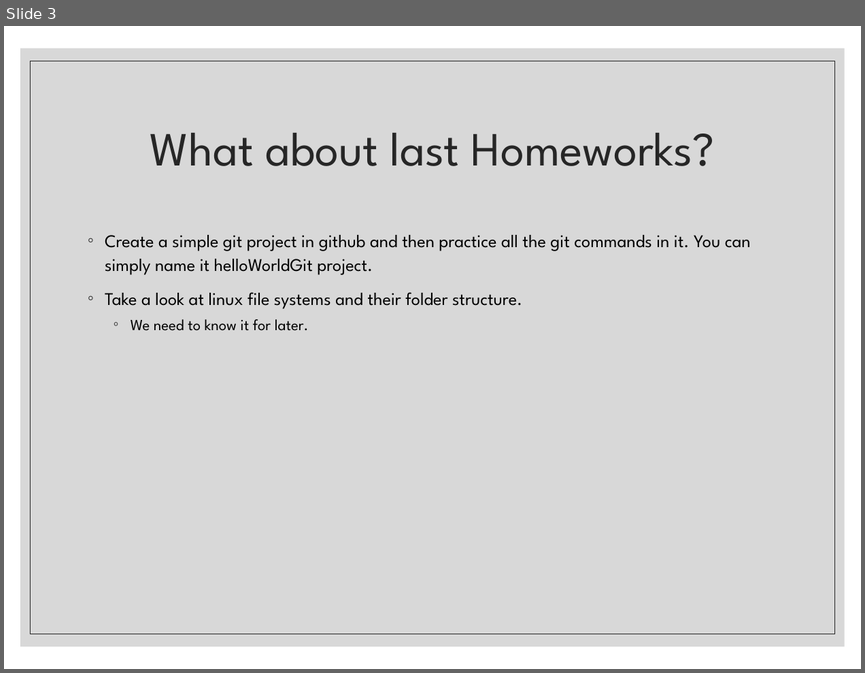
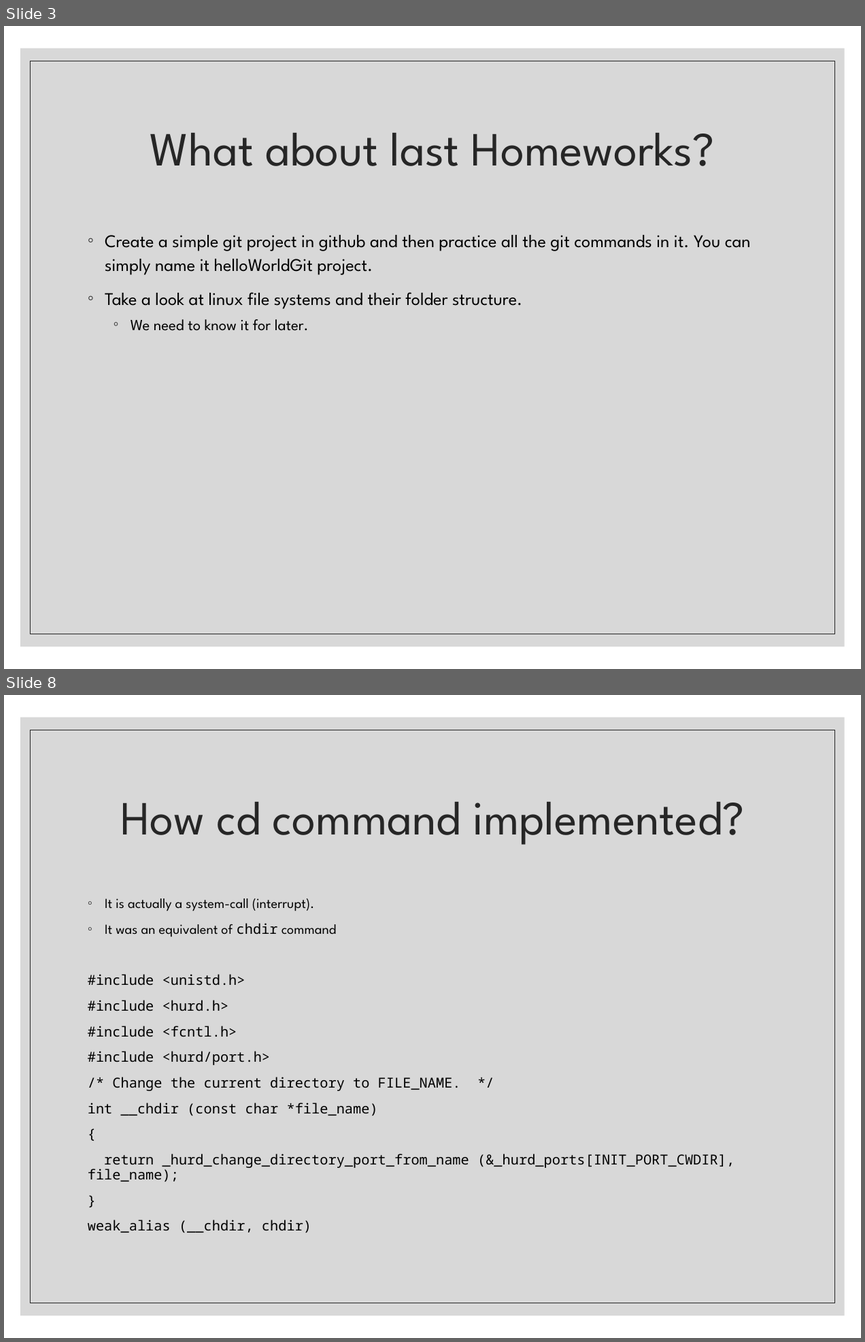
Before and after one commit to mostafa8026/ComputerProgramming-Basics, a slide deck: 02 - Linux 1.pptx. Shown one above the other, each under a label of ours: slide 3 before the commit, slides 3 and 8 after it; the slides between them are not shown. The pictures are 865x673 and 865x1342 pixels, drawn with LibreOffice and Linux fonts; fonts in the diff are those of the drawing. Boxes give left, top, right and bottom in pixels: in the first picture for what was removed or moved away, otherwise in the second. Text is boxed around its words. In the diff, an @@ line names an element or a change of style, - is before the commit and + after.

```diff
--- a/02 - Linux 1.pptx
+++ b/02 - Linux 1.pptx
@@ slide 8 added at bbox=[4, 695, 861, 1338], background #FFFFFF; not listed: 2 template elements that a slide beside it also shows @@
@@ title added at bbox=[120, 802, 744, 845], 40 pt, text #262626 @@
+How cd command implemented?
@@ text added at bbox=[88, 898, 734, 1233], 11.6 pt, text #000000 @@
+◦ It is actually a system-call (interrupt).
+◦ It was an equivalent of chdir command
+#include <unistd.h>
+#include <hurd.h>
+#include <fcntl.h>
+#include <hurd/port.h>
+/* Change the current directory to FILE_NAME. */
+int __chdir (const char *file_name)
+{
+return _hurd_change_directory_port_from_name (&_hurd_ports[INIT_PORT_CWDIR], file_name);
+}
+weak_alias (__chdir, chdir)
```
Also in this commit, not shown: 1 slide changed, 10 other slides added, 1 other file.
